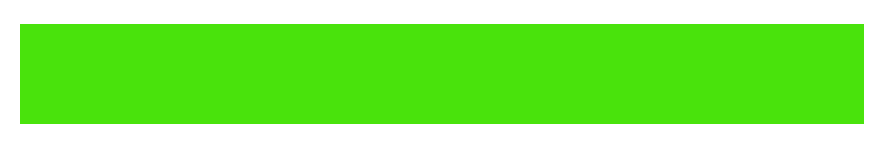
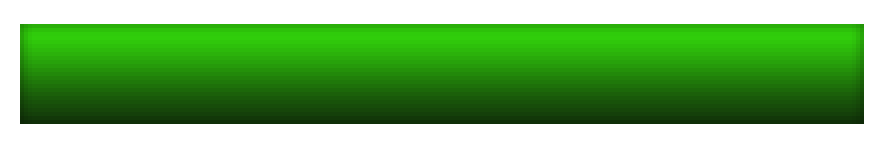
Revision of a layered 888px x 148px image; what changed, layer by layer:
pixels changed over [20, 24, 864, 124] (layer not identified)
